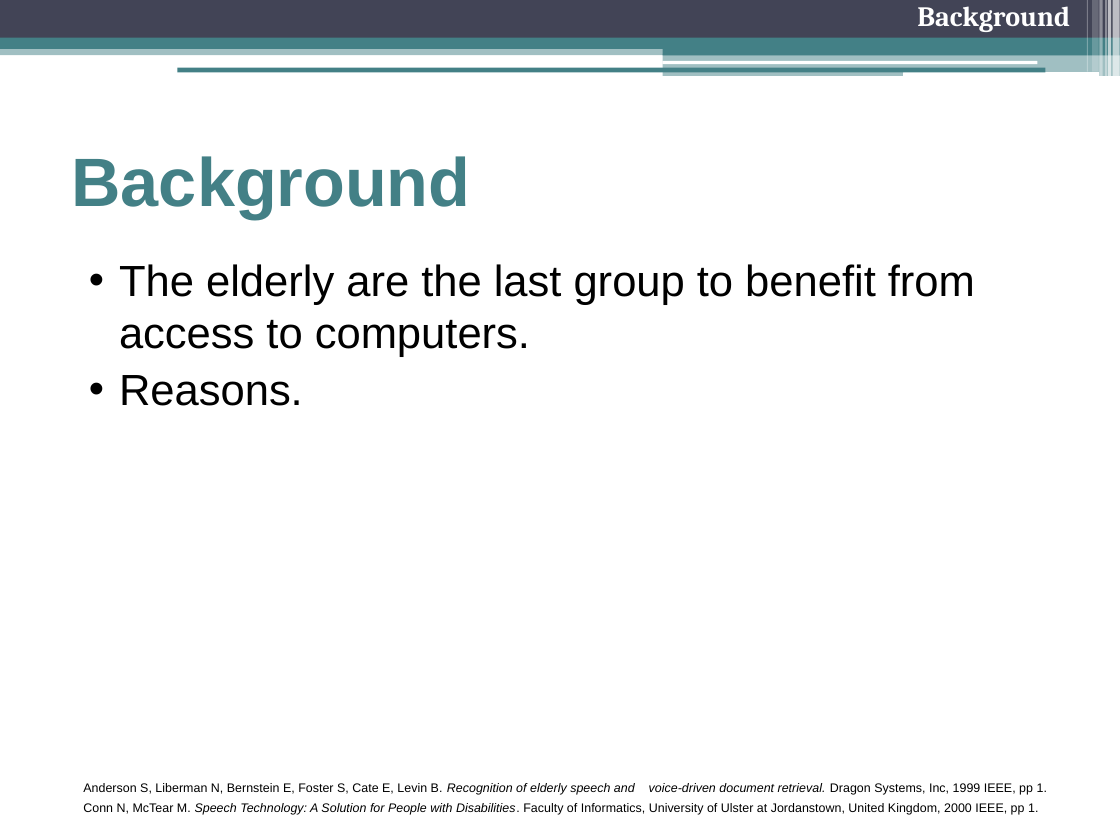
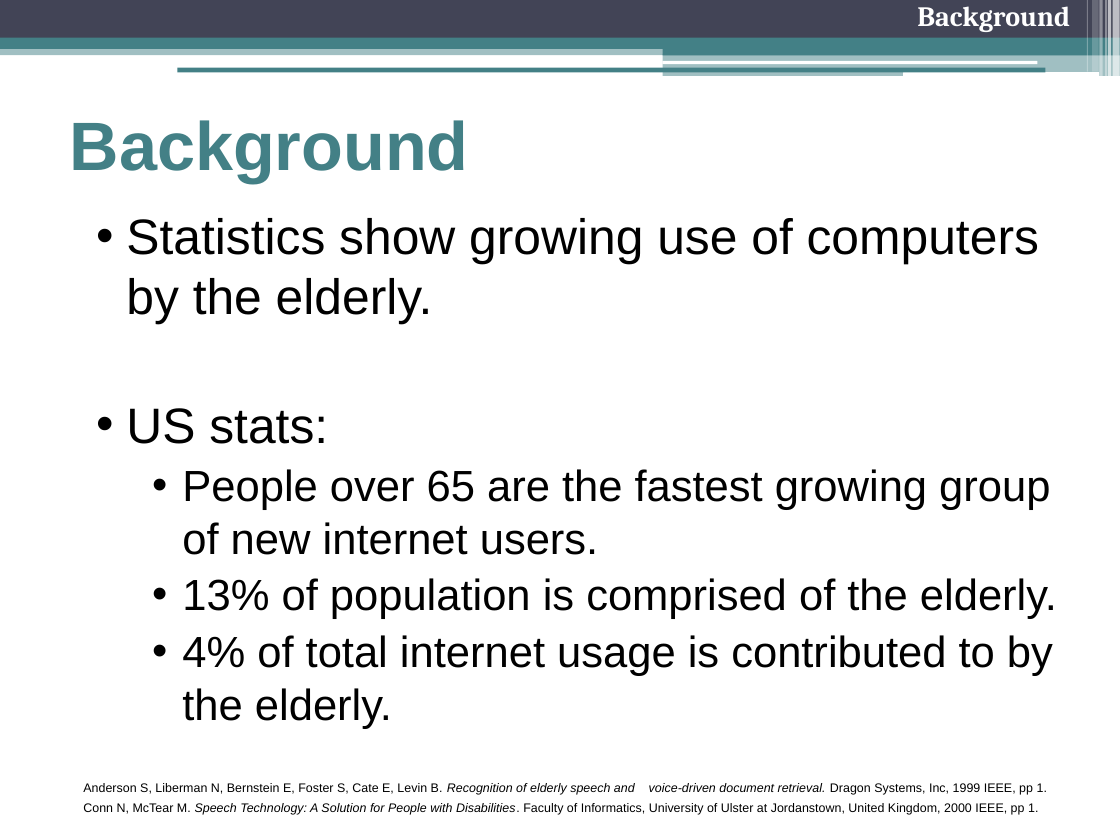
Before and after one commit to freecole/Lab-project, a slide deck: slide 3 of Presentation/2 Nov/Final Presentation.pptx. Drawn at 1120x840 pixels with LibreOffice and Linux fonts; fonts in the diff are those of the drawing. Boxes give left, top, right and bottom in pixels: in the first picture for what was removed or moved away, otherwise in the second. Text is boxed around its words. In the diff, an @@ line names an element or a change of style, - is before the commit and + after.

```diff
--- a/Presentation/2 Nov/Final Presentation.pptx
+++ b/Presentation/2 Nov/Final Presentation.pptx
@@ title "Background": place and size @@
-title "Background" at <box>72,156,471,219</box>
+title "Background" at <box>70,120,469,182</box>
@@ text at <box>126,218,1057,729</box>: text changed @@
-  • The elderly are the last group to benefit from access to computers.
-  • Reasons.
+  • Statistics show growing use of computers by the elderly.
+  • US stats:
+    • People over 65 are the fastest growing group of new internet users.
+    • 13% of population is comprised of the elderly.
+    • 4% of total internet usage is contributed to by the elderly.
```
Also in this commit, not shown: 22 other slides changed, 2 slides added, 1 slide removed.
